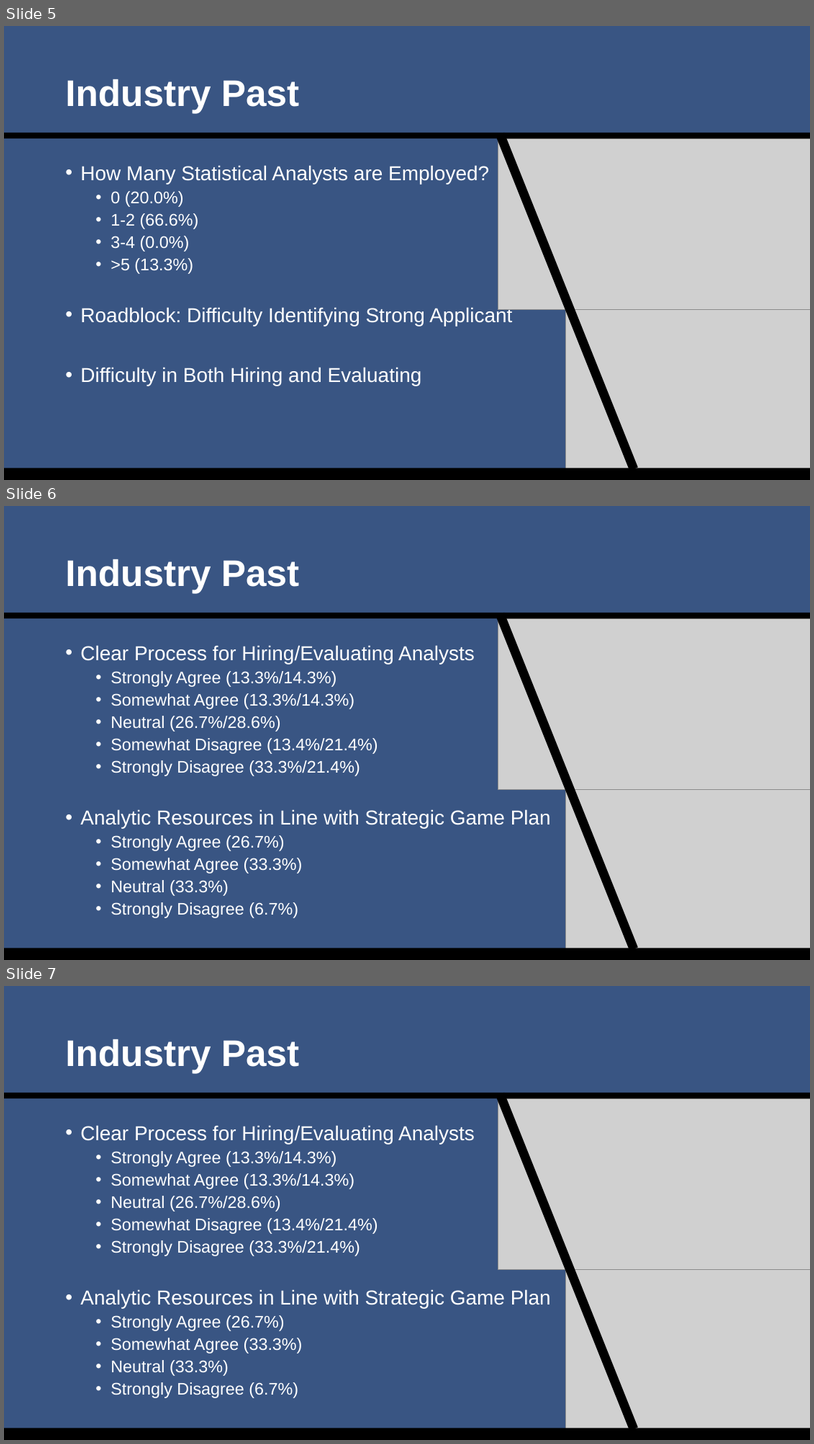
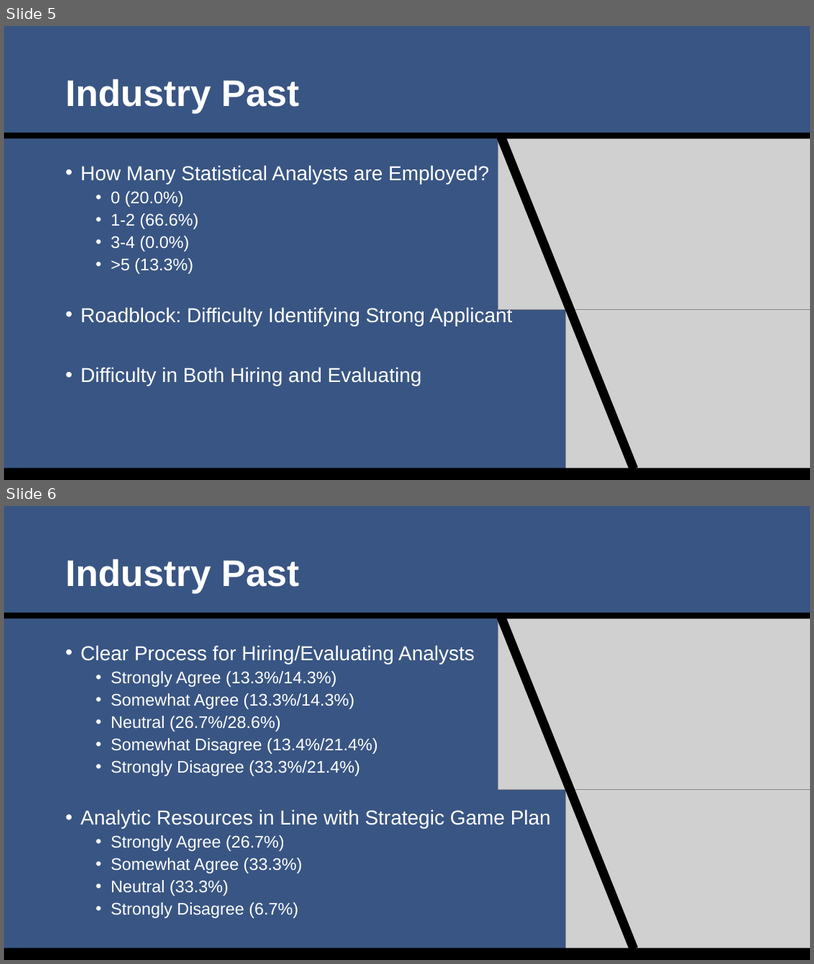
Before and after one commit to SuperMarioGiacomazzo/STOR538_WEBSITE, a slide deck: Slides/Sports Analytics 3/Sports_Analytics_3_Lecture.pptx. Shown one above the other, each under a label of ours: slides 5, 6 and 7 before the commit, slides 5 and 6 after it. The pictures are 814x1444 and 814x964 pixels, drawn with LibreOffice and Linux fonts; fonts in the diff are those of the drawing; grey boxes stand for pictures. Boxes give left, top, right and bottom in pixels: in the first picture for what was removed or moved away, otherwise in the second. Text is boxed around its words. In the diff, an @@ line names an element or a change of style, - is before the commit and + after.

```diff
--- a/Slides/Sports Analytics 3/Sports_Analytics_3_Lecture.pptx
+++ b/Slides/Sports Analytics 3/Sports_Analytics_3_Lecture.pptx
@@ slide 6 removed at [4,506,810,960], background #395583 @@
@@ title removed at [65,559,299,593] @@
-Industry Past
@@ rectangle removed at [4,613,810,618] @@
@@ rectangle removed at [496,613,638,951] @@
@@ picture removed at [498,618,810,790] @@
@@ text removed at [80,645,551,918] @@
-• Clear Process for Hiring/Evaluating Analysts
-  • Strongly Agree (13.3%/14.3%)
-  • Somewhat Agree (13.3%/14.3%)
-  • Neutral (26.7%/28.6%)
-  • Somewhat Disagree (13.4%/21.4%)
-  • Strongly Disagree (33.3%/21.4%)
-• Analytic Resources in Line with Strategic Game Plan
-  • Strongly Agree (26.7%)
-  • Somewhat Agree (33.3%)
-  • Neutral (33.3%)
-  • Strongly Disagree (6.7%)
@@ picture removed at [566,789,810,960] @@
@@ rectangle removed at [4,947,810,960] @@
@@ what was slide 7 is now slide 6 @@
```
Also in this commit, not shown: 5 slides changed, 1 slide added, 1 other slide removed, 5 other files.
